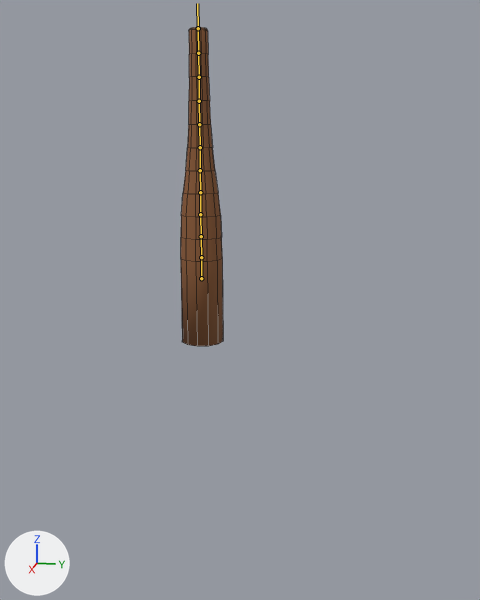
The FBX model froggyfocus/Assets/FlawLizArt/Eldritch/tentacle.fbx, before and after one commit.
Rendered twice from a camera (50 mm lens) standing at (29.7, 7.8, 5.5) and looking at (-0.2, 1.8, -2.0). Lighting does not change. The marker at lower left points along +X, +Y and +Z. The bones that bend it are drawn over the model as lines. Mesh edges are drawn as thin lines.

In view in the first picture: 'tentacle'.
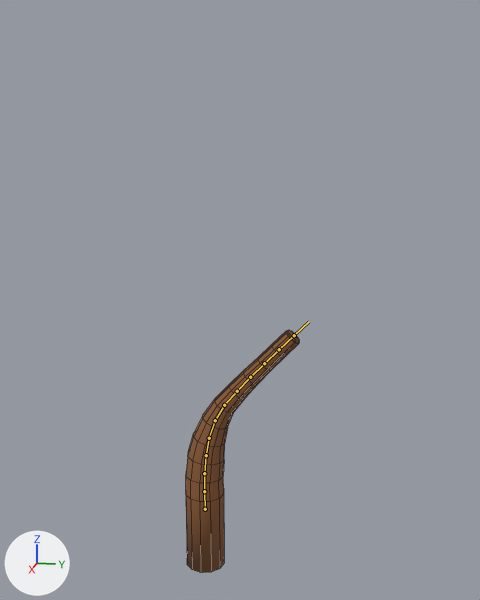
The newer file adds an action. The first version stands in its rest pose; the second is drawn at frame 211 of the action 'Armature|curved_to_in_water'.

Pixel boxes [x1, y1, x2, y2] of what changed, in the pictures (480 x 600 px):
'tentacle', posed (165% wider, 24% shorter)
    before: [181, 27, 223, 346]
    after: [186, 330, 299, 573]
bone 'Root', root to tip
    before: (201, 278) to (201, 257)
    after: (205, 509) to (204, 491)
bone 'Limb.002', root to tip
    before: (201, 236) to (200, 214)
    after: (204, 473) to (206, 455)
bone 'Limb.003', root to tip
    before: (200, 214) to (200, 192)
    after: (206, 455) to (209, 438)
bone 'Limb.004', root to tip
    before: (200, 192) to (200, 170)
    after: (209, 438) to (215, 420)
bone 'Limb.005', root to tip
    before: (200, 170) to (200, 147)
    after: (215, 420) to (224, 405)
bone 'Limb.006', root to tip
    before: (200, 147) to (199, 124)
    after: (224, 405) to (237, 391)
bone 'Limb.007', root to tip
    before: (199, 124) to (199, 101)
    after: (237, 391) to (250, 377)
bone 'Limb.008', root to tip
    before: (199, 101) to (199, 77)
    after: (250, 377) to (264, 363)

What changed in the scene script:
```text
Change bone_root:
    where bone_root = bpy.data.objects['Armature'].pose.bones['Root']
    bone_root.location: (0.0, 0.0, 0.0) -> (0.0, -12.06, 0.0)
Change bone_limb_002:
    where bone_limb_002 = bpy.data.objects['Armature'].pose.bones['Limb.002']  # child of 'Limb.001'
    bone_limb_002.rotation_quaternion: (1.0, 0.0, 0.0, 0.0) -> (0.999, -0.044, 0.0, 0.0)  # degrees (0, 0, 0) -> degrees (-5, 0, 0)
Change bone_limb_003:
    where bone_limb_003 = bpy.data.objects['Armature'].pose.bones['Limb.003']  # child of 'Limb.002'
    bone_limb_003.rotation_quaternion: (1.0, 0.0, 0.0, 0.0) -> (0.999, -0.043, 0.0, 0.0)  # degrees (0, 0, 0) -> degrees (-5, 0, 0)
Change bone_limb_004:
    where bone_limb_004 = bpy.data.objects['Armature'].pose.bones['Limb.004']  # child of 'Limb.003'
    bone_limb_004.rotation_quaternion: (1.0, 0.0, 0.0, 0.0) -> (0.997, -0.078, 0.0, 0.0)  # degrees (0, 0, 0) -> degrees (-9, 0, 0)
Change bone_limb_005:
    where bone_limb_005 = bpy.data.objects['Armature'].pose.bones['Limb.005']  # child of 'Limb.004'
    bone_limb_005.rotation_quaternion: (1.0, 0.0, 0.0, 0.0) -> (0.997, -0.081, 0.0, 0.0)  # degrees (0, 0, 0) -> degrees (-9, 0, 0)
Change bone_limb_006:
    where bone_limb_006 = bpy.data.objects['Armature'].pose.bones['Limb.006']  # child of 'Limb.005'
    bone_limb_006.rotation_quaternion: (1.0, 0.0, 0.0, 0.0) -> (0.995, -0.096, 0.0, 0.0)  # degrees (0, 0, 0) -> degrees (-11, 0, 0)
Change bone_limb_007:
    where bone_limb_007 = bpy.data.objects['Armature'].pose.bones['Limb.007']  # child of 'Limb.006'
    bone_limb_007.rotation_quaternion: (1.0, 0.0, 0.0, 0.0) -> (1.0, -0.018, 0.0, 0.0)  # degrees (0, 0, 0) -> degrees (-2, 0, 0)
Change bone_limb_008:
    where bone_limb_008 = bpy.data.objects['Armature'].pose.bones['Limb.008']  # child of 'Limb.007'
    bone_limb_008.rotation_quaternion: (1.0, 0.0, 0.0, 0.0) -> (1.0, -0.01, 0.0, 0.0)  # degrees (0, 0, 0) -> degrees (-1, 0, 0)
```
